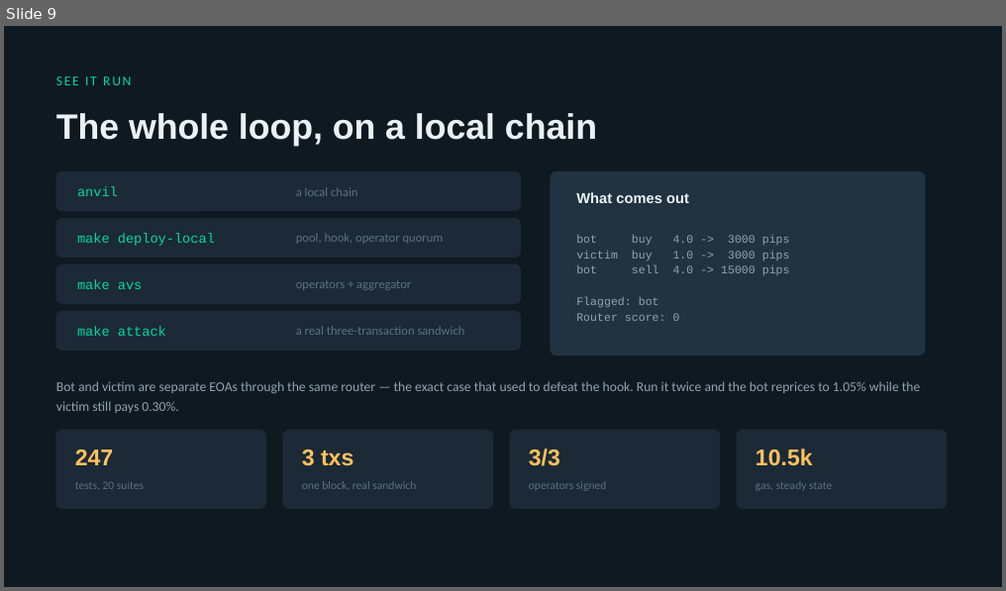
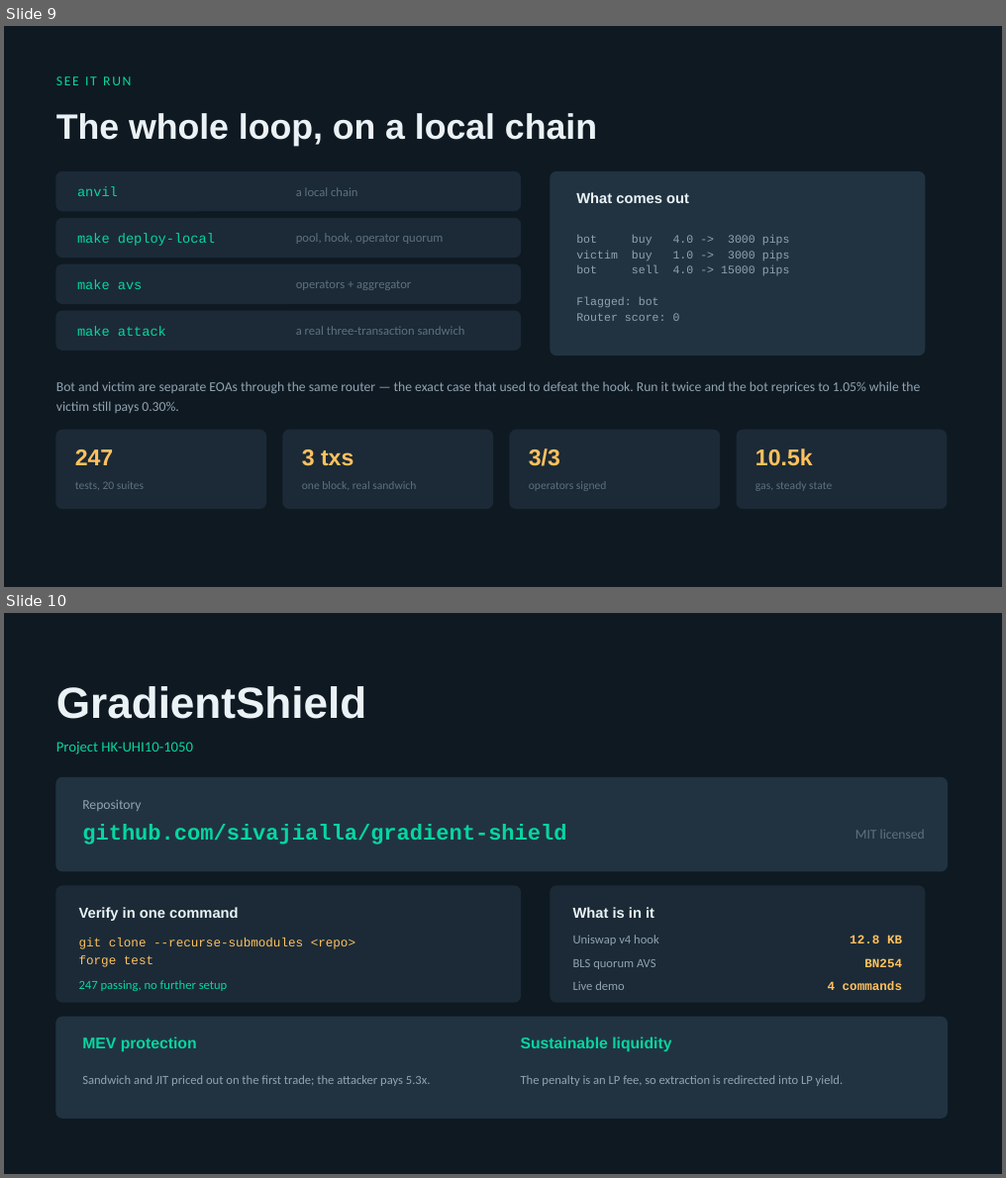
Before and after one commit to sivajialla/gradient-shield, a slide deck: GradientShield-Demo.pptx. Shown one above the other, each under a label of ours: slide 9 before the commit, slides 9 and 10 after it. The pictures are 1006x591 and 1006x1178 pixels, drawn with LibreOffice and Linux fonts; fonts in the diff are those of the drawing. Boxes give left, top, right and bottom in pixels: in the first picture for what was removed or moved away, otherwise in the second. Text is boxed around its words. In the diff, an @@ line names an element or a change of style, - is before the commit and + after.

```diff
--- a/GradientShield-Demo.pptx
+++ b/GradientShield-Demo.pptx
@@ slide 10 added at (4, 613, 1002, 1174), background #0F1922 @@
@@ text added at (56, 686, 366, 719), 42 pt, text #EAF2F6, bold @@
+GradientShield
@@ text added at (56, 742, 193, 755), 14 pt, text #06D6A0 @@
+Project HK-UHI10-1050
@@ rounded rectangle added at (56, 777, 947, 871), fill #213341, outline #213341 1 pt @@
@@ text added at (82, 800, 141, 811), 13 pt, text #8FA3B0 @@
+Repository
@@ text added at (82, 825, 566, 845), 21 pt, text #06D6A0, bold @@
+github.com/sivajialla/gradient-shield
@@ text added at (855, 830, 925, 839), 13 pt, text #5D717E @@
+MIT licensed
@@ rounded rectangle added at (56, 886, 521, 1002), fill #1B2A36, outline #1B2A36 1 pt @@
@@ text added at (79, 907, 239, 921), 14 pt, text #EAF2F6, bold @@
+Verify in one command
@@ rounded rectangle added at (550, 886, 925, 1002), fill #1B2A36, outline #1B2A36 1 pt @@
@@ text added at (573, 907, 654, 918), 14 pt, text #EAF2F6, bold @@
+What is in it
@@ text added at (79, 938, 355, 967), 12 pt, text #FFC15E @@
+git clone --recurse-submodules <repo>
+forge test
@@ text added at (573, 935, 659, 946), 12 pt, text #8FA3B0 @@
+Uniswap v4 hook
@@ text added at (849, 935, 902, 944), 12 pt, text #FFC15E, bold @@
+12.8 KB
@@ text added at (573, 959, 656, 969), 12 pt, text #8FA3B0 @@
+BLS quorum AVS
@@ text added at (864, 959, 902, 967), 12 pt, text #FFC15E, bold @@
+BN254
@@ text added at (79, 980, 228, 991), 12 pt, text #06D6A0 @@
+247 passing, no further setup
@@ text added at (573, 981, 625, 990), 12 pt, text #8FA3B0 @@
+Live demo
@@ text added at (828, 981, 902, 990), 12 pt, text #FFC15E, bold @@
+4 commands
@@ rounded rectangle added at (56, 1017, 947, 1118), fill #213341, outline #213341 1 pt @@
@@ text added at (82, 1037, 197, 1053), 15 pt, text #06D6A0, bold @@
+MEV protection
@@ text added at (521, 1037, 671, 1053), 15 pt, text #06D6A0, bold @@
+Sustainable liquidity
@@ text added at (82, 1075, 431, 1086), 12 pt, text #8FA3B0 @@
+Sandwich and JIT priced out on the first trade; the attacker pays 5.3x.
@@ text added at (521, 1075, 843, 1086), 12 pt, text #8FA3B0 @@
+The penalty is an LP fee, so extraction is redirected into LP yield.
```
Also in this commit, not shown: 3 other files.
